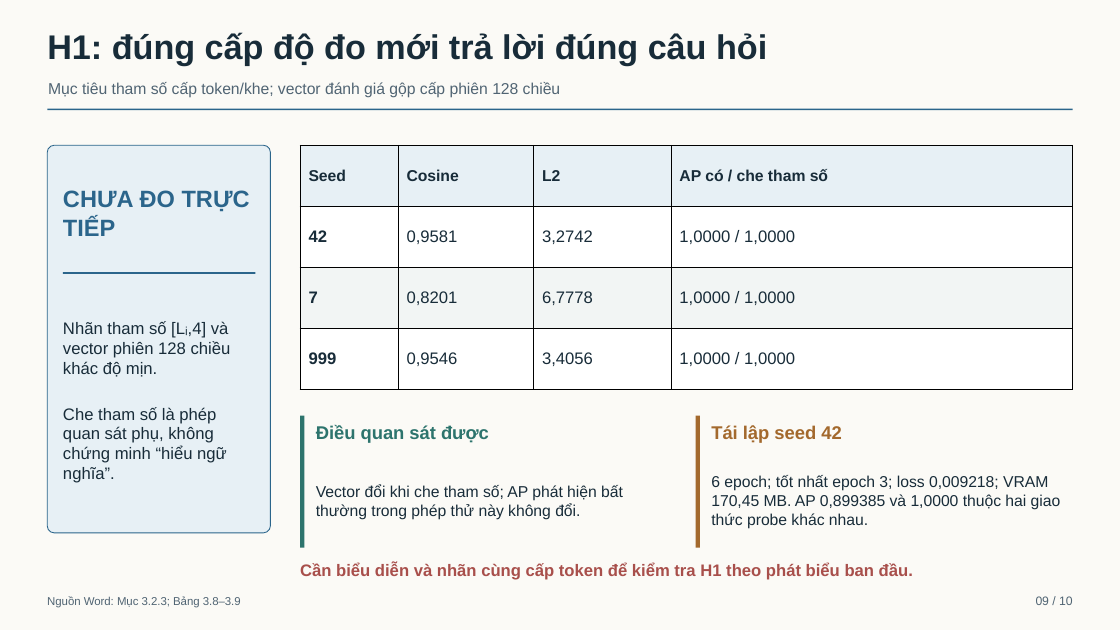
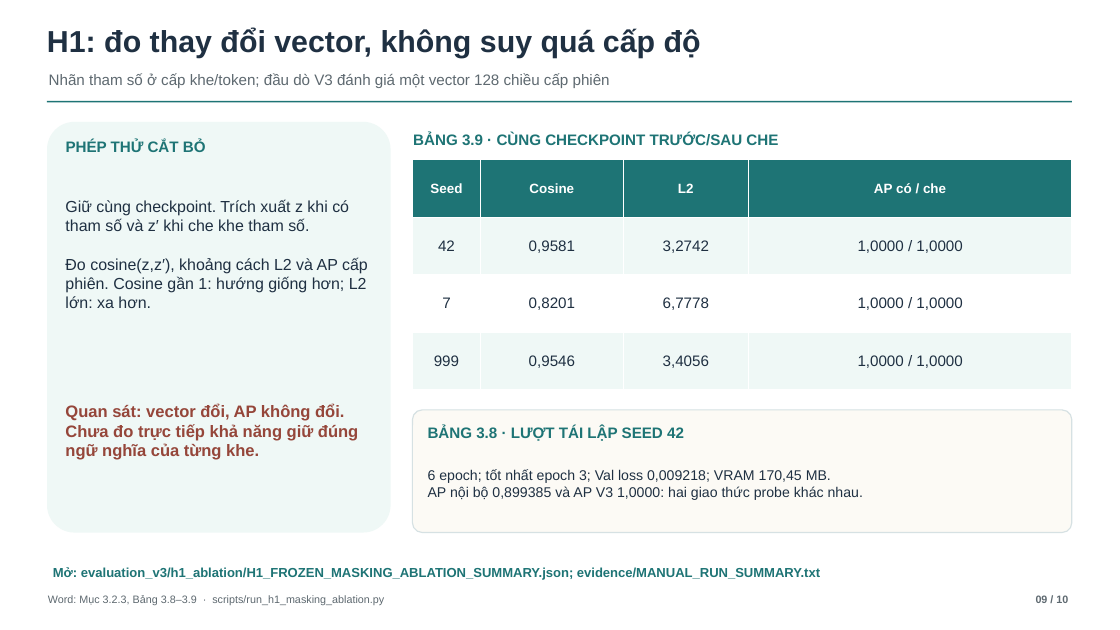
Before and after one commit to Minhlike/chuyen-de-chuyen-sau, a slide deck: slide 9 of bao-ve/Bao-cao-chuyen-de-10-slide-v4.pptx. Drawn at 1120x630 pixels with LibreOffice and Linux fonts; fonts in the diff are those of the drawing. Boxes give left, top, right and bottom in pixels: in the first picture for what was removed or moved away, otherwise in the second. Text is boxed around its words. In the diff, an @@ line names an element or a change of style, - is before the commit and + after.

Commit message:
docs(defense): ground final slides and speech in code and V3 evidence

```diff
--- a/bao-ve/Bao-cao-chuyen-de-10-slide-v4.pptx
+++ b/bao-ve/Bao-cao-chuyen-de-10-slide-v4.pptx
@@ background #FBFAF6 to #FFFFFF @@
@@ text at (47, 28, 701, 58): text changed; size 29.2 to 26 pt; text colour #182C39 to #1F3042 @@
-H1: đúng cấp độ đo mới trả lời đúng câu hỏi
+H1: đo thay đổi vector, không suy quá cấp độ
@@ text at (49, 73, 610, 88): text changed; size 13.5 to 13 pt; text colour #506473 to #5E6970 @@
-Mục tiêu tham số cấp token/khe; vector đánh giá gộp cấp phiên 128 chiều
+Nhãn tham số ở cấp khe/token; đầu dò V3 đánh giá một vector 128 chiều cấp phiên
@@ rectangle: place and size @@
-rectangle at (47, 108, 1073, 110)
+rectangle at (47, 101, 1072, 103)
@@ rectangle at (47, 101, 1072, 103): fill #2B658B to #1E7475 @@
@@ rounded rectangle: place and size @@
-rounded rectangle at (47, 145, 271, 533)
+rounded rectangle at (47, 122, 391, 533)
@@ rounded rectangle at (47, 122, 391, 533): fill #E7F0F5 to #EFF8F6; outline #2B658B 0.75 pt to none; proportions changed @@
@@ text added at (66, 140, 206, 152), 13 pt, text #1E7475, bold @@
+PHÉP THỬ CẮT BỎ
@@ text added at (413, 132, 778, 146), 13 pt, text #1E7475, bold @@
+BẢNG 3.9 · CÙNG CHECKPOINT TRƯỚC/SAU CHE
@@ table at (413, 160, 1072, 390) @@
-row 1, column 4: AP có / che tham số
+row 1, column 4: AP có / che
@@ fill #E7F0F5 to #1E7475 in row 1 @@
@@ fill #FFFFFF to #EFF8F6 in 8 cells @@
@@ fill #F2F5F4 to #FFFFFF in row 3 @@
@@ size 13.5 to 11.5 pt, text colour #182C39 to #FFFFFF in "Seed", "Cosine", "L2" @@
@@ size 14.2 to 13 pt, text colour #182C39 to #1F3042 in "42", "0,9581", "3,2742", "1,0000 / 1,0000" and 8 more places @@
@@ bold off in "42", "7", "999" @@
@@ alignment left to centre @@
@@ borders changed @@
@@ table: place and size @@
-table at (300, 145, 1073, 390)
+table at (413, 160, 1072, 390)
@@ text removed at (63, 190, 250, 236) @@
-CHƯA ĐO TRỰC TIẾP
@@ text at (65, 199, 368, 308): text changed; size 14.2 to 13.7 pt; text colour #182C39 to #1F3042 @@
-Nhãn tham số [Lᵢ,4] và vector phiên 128 chiều khác độ mịn.
-Che tham số là phép quan sát phụ, không chứng minh “hiểu ngữ nghĩa”.
+Giữ cùng checkpoint. Trích xuất z khi có tham số và z′ khi che khe tham số.
+Đo cosine(z,z′), khoảng cách L2 và AP cấp phiên. Cosine gần 1: hướng giống hơn; L2 lớn: xa hơn.
@@ rectangle removed at (63, 272, 255, 274) @@
@@ text added at (65, 403, 358, 460), 14.2 pt, text #95463A, bold @@
+Quan sát: vector đổi, AP không đổi. Chưa đo trực tiếp khả năng giữ đúng ngữ nghĩa của từng khe.
@@ rectangle removed at (300, 416, 304, 548) @@
@@ rounded rectangle added at (413, 410, 1072, 533), fill #FCFAF5, outline #D6E1E3 1 pt @@
@@ rectangle removed at (696, 416, 700, 548) @@
@@ text removed at (316, 425, 489, 443) @@
-Điều quan sát được
@@ text at (428, 426, 684, 441): text changed; size 15.8 to 13 pt; text colour #A3692D to #1E7475 @@
-Tái lập seed 42
+BẢNG 3.8 · LƯỢT TÁI LẬP SEED 42
@@ text at (428, 469, 863, 500): text changed; size 13.5 to 12.1 pt; text colour #182C39 to #1F3042 @@
-6 epoch; tốt nhất epoch 3; loss 0,009218; VRAM 170,45 MB. AP 0,899385 và 1,0000 thuộc hai giao thức probe khác nhau.
+6 epoch; tốt nhất epoch 3; Val loss 0,009218; VRAM 170,45 MB.
+AP nội bộ 0,899385 và AP V3 1,0000: hai giao thức probe khác nhau.
@@ text removed at (316, 484, 623, 520) @@
-Vector đổi khi che tham số; AP phát hiện bất thường trong phép thử này không đổi.
@@ text added at (53, 567, 820, 580), 11.2 pt, text #1E7475, bold @@
+Mở: evaluation_v3/h1_ablation/H1_FROZEN_MASKING_ABLATION_SUMMARY.json; evidence/MANUAL_RUN_SUMMARY.txt
@@ text removed at (300, 562, 913, 580) @@
-Cần biểu diễn và nhãn cùng cấp token để kiểm tra H1 theo phát biểu ban đầu.
@@ text at (48, 595, 384, 605): text changed; size 9.8 to 9.2 pt; text colour #506473 to #5E6970 @@
-Nguồn Word: Mục 3.2.3; Bảng 3.8–3.9
+Word: Mục 3.2.3, Bảng 3.8–3.9 · scripts/run_h1_masking_ablation.py
@@ text "09 / 10" at (1036, 595, 1068, 603): size 10.5 to 9.2 pt, text colour #506473 to #5E6970, bold on @@
```
Also in this commit, not shown: 5 other slides changed, 2 slides added, 2 slides removed, 5 other files.
